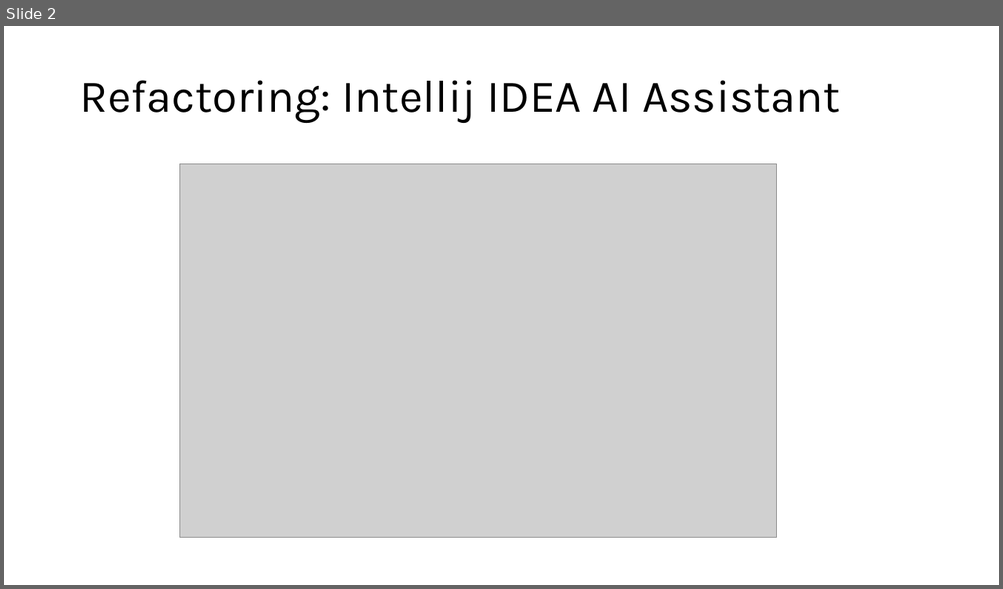
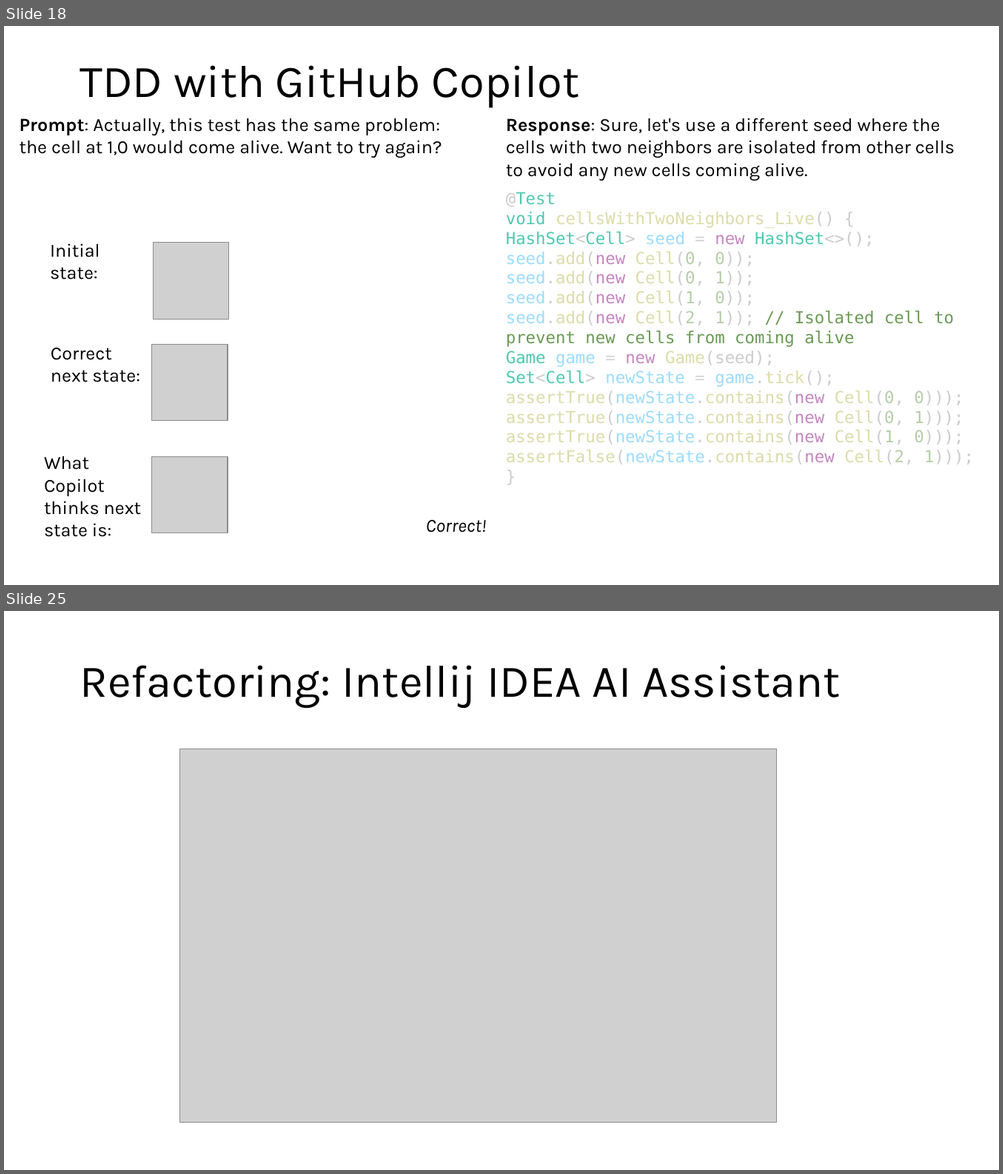
Before and after one commit to steverb1/Decks, a slide deck: refactoring.pptx. Shown one above the other, each under a label of ours: slide 2 before the commit, slides 18 and 25 after it; the slides between them are not shown. The pictures are 1003x589 and 1003x1174 pixels, drawn with LibreOffice and Linux fonts; fonts in the diff are those of the drawing; grey boxes stand for pictures. Boxes give left, top, right and bottom in pixels: in the first picture for what was removed or moved away, otherwise in the second. Text is boxed around its words. In the diff, an @@ line names an element or a change of style, - is before the commit and + after.

```diff
--- a/refactoring.pptx
+++ b/refactoring.pptx
@@ slide 18 added at [4, 26, 999, 585], background #FFFFFF @@
@@ title added at [79, 65, 580, 108], 44 pt, text #000000 @@
+TDD with GitHub Copilot
@@ text added at [20, 118, 441, 158], 18 pt, text #000000 @@
+Prompt: Actually, this test has the same problem: the cell at 1,0 would come alive. Want to try again?
@@ text added at [506, 118, 954, 181], 18 pt, text #000000 @@
+Response: Sure, let's use a different seed where the cells with two neighbors are isolated from other cells to avoid any new cells coming alive.
@@ text added at [506, 192, 973, 465], 16 pt, text #DCDCAA @@
+@Test
+void cellsWithTwoNeighbors_Live() {
+HashSet<Cell> seed = new HashSet<>();
+seed.add(new Cell(0, 0));
+seed.add(new Cell(0, 1));
+seed.add(new Cell(1, 0));
+seed.add(new Cell(2, 1)); // Isolated cell to prevent new cells from coming alive
+Game game = new Game(seed);
+Set<Cell> newState = game.tick();
+assertTrue(newState.contains(new Cell(0, 0)));
+assertTrue(newState.contains(new Cell(0, 1)));
+assertTrue(newState.contains(new Cell(1, 0)));
+assertFalse(newState.contains(new Cell(2, 1)));
+}
@@ text added at [50, 244, 100, 280], 18 pt, text #000000 @@
+Initial state:
@@ picture added at [153, 242, 228, 319] @@
@@ text added at [51, 348, 140, 383], 18 pt, text #000000 @@
+Correct next state:
@@ picture added at [152, 345, 227, 421] @@
@@ text added at [44, 456, 141, 537], 18 pt, text #000000 @@
+What Copilot thinks next state is:
@@ picture added at [152, 457, 227, 534] @@
@@ text added at [426, 520, 486, 533], 18 pt, text #000000, italic @@
+Correct!
@@ what was slide 2 is now slide 25 @@
```
Also in this commit, not shown: 22 other slides added.
